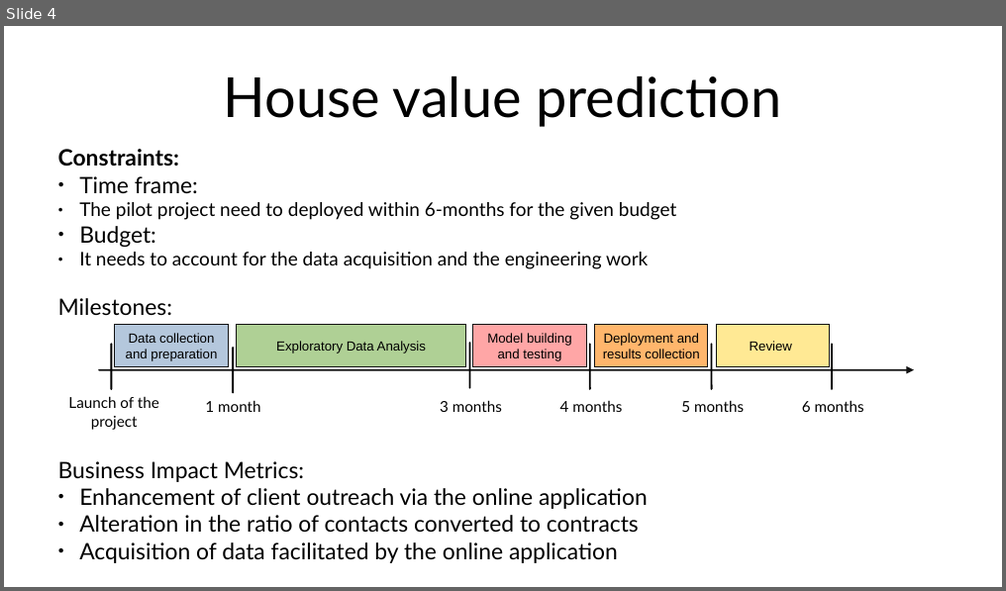
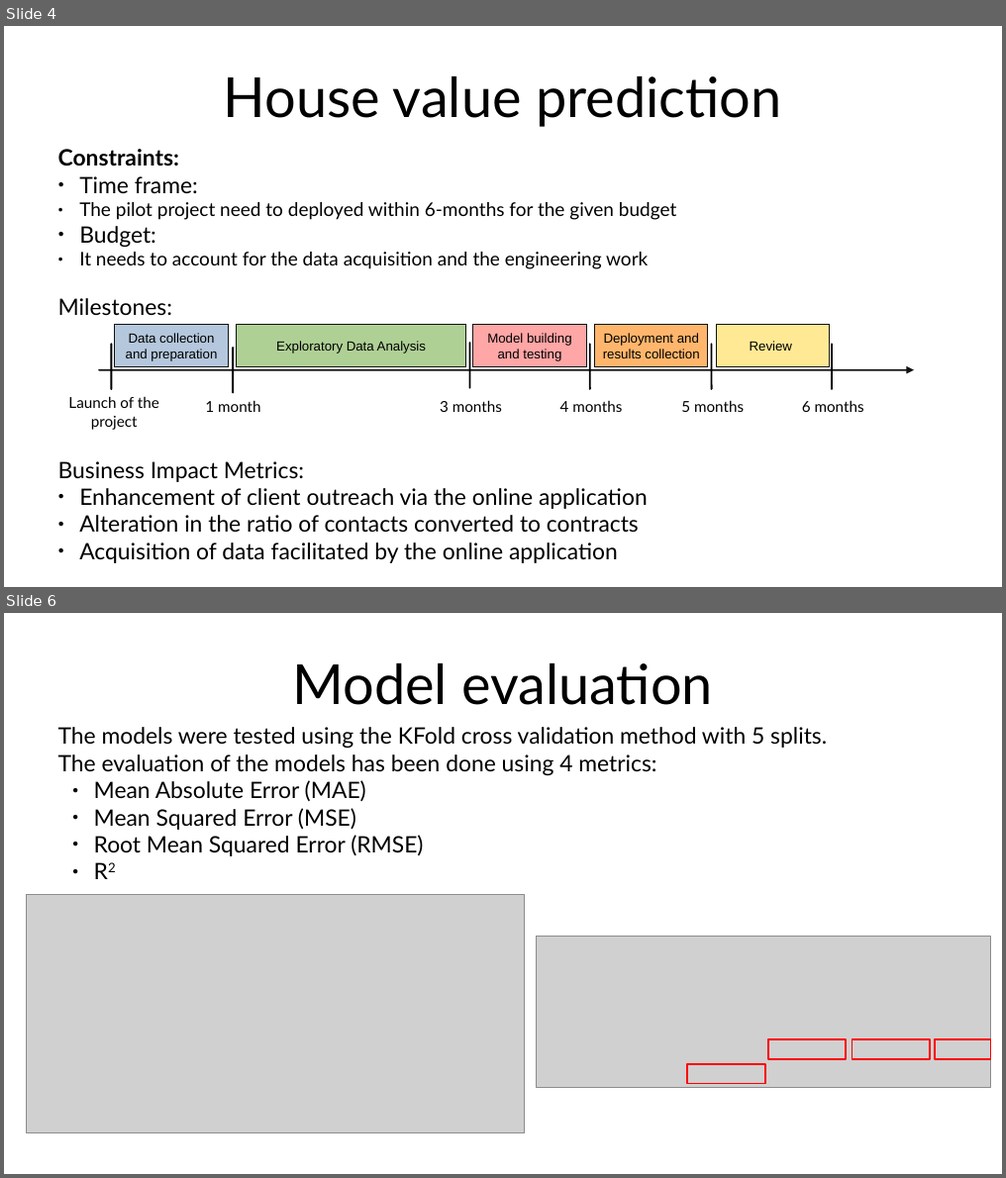
Before and after one commit to abourang/Zillow, a slide deck: presentation/Presentation.odp. Shown one above the other, each under a label of ours: slide 4 before the commit, slides 4 and 6 after it; the slides between them are not shown. The pictures are 1006x591 and 1006x1178 pixels, drawn with LibreOffice and Linux fonts; fonts in the diff are those of the drawing; grey boxes stand for pictures. Boxes give left, top, right and bottom in pixels: in the first picture for what was removed or moved away, otherwise in the second. Text is boxed around its words. In the diff, an @@ line names an element or a change of style, - is before the commit and + after.

Commit message:
updated presentation with model description

```diff
--- a/presentation/Presentation.odp
+++ b/presentation/Presentation.odp
@@ slide 6 added at <box>4,613,1002,1174</box>, background #FFFFFF @@
@@ title added at <box>292,663,713,705</box>, 44 pt, text #000000 @@
+Model evaluation
@@ text added at <box>58,727,827,857</box>, 18 pt, text #000000 @@
+The models were tested using the KFold cross validation method with 5 splits.
+The evaluation of the models has been done using 4 metrics:
+● Mean Absolute Error (MAE)
+● Mean Squared Error (MSE)
+● Root Mean Squared Error (RMSE)
+● R2
@@ picture added at <box>27,895,525,1134</box> @@
@@ group added at <box>537,937,991,1088</box>: 4 rectangles, 1 picture @@
```
Also in this commit, not shown: 2 slides changed, 2 other slides added, 3 other files.
